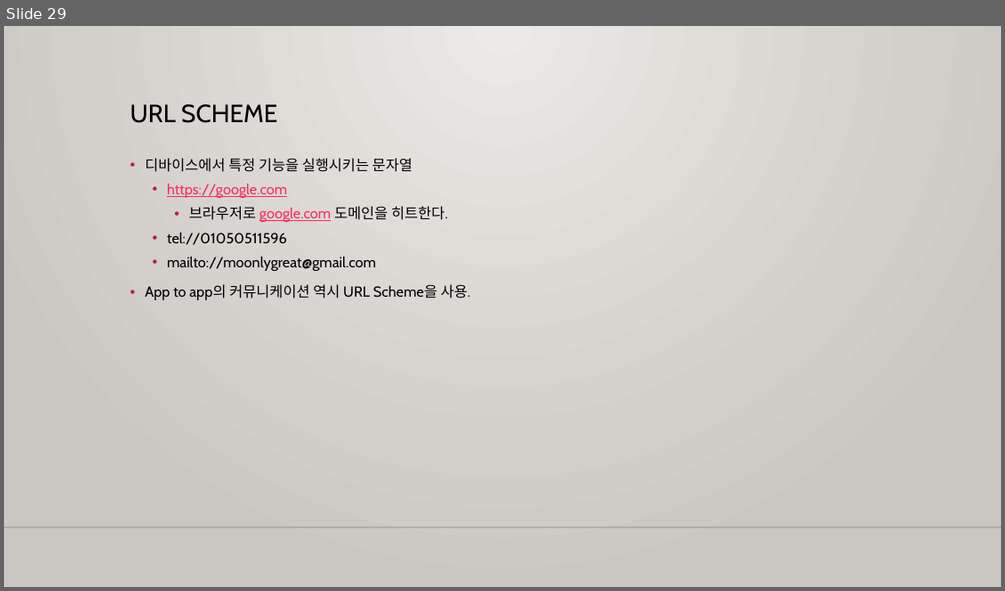
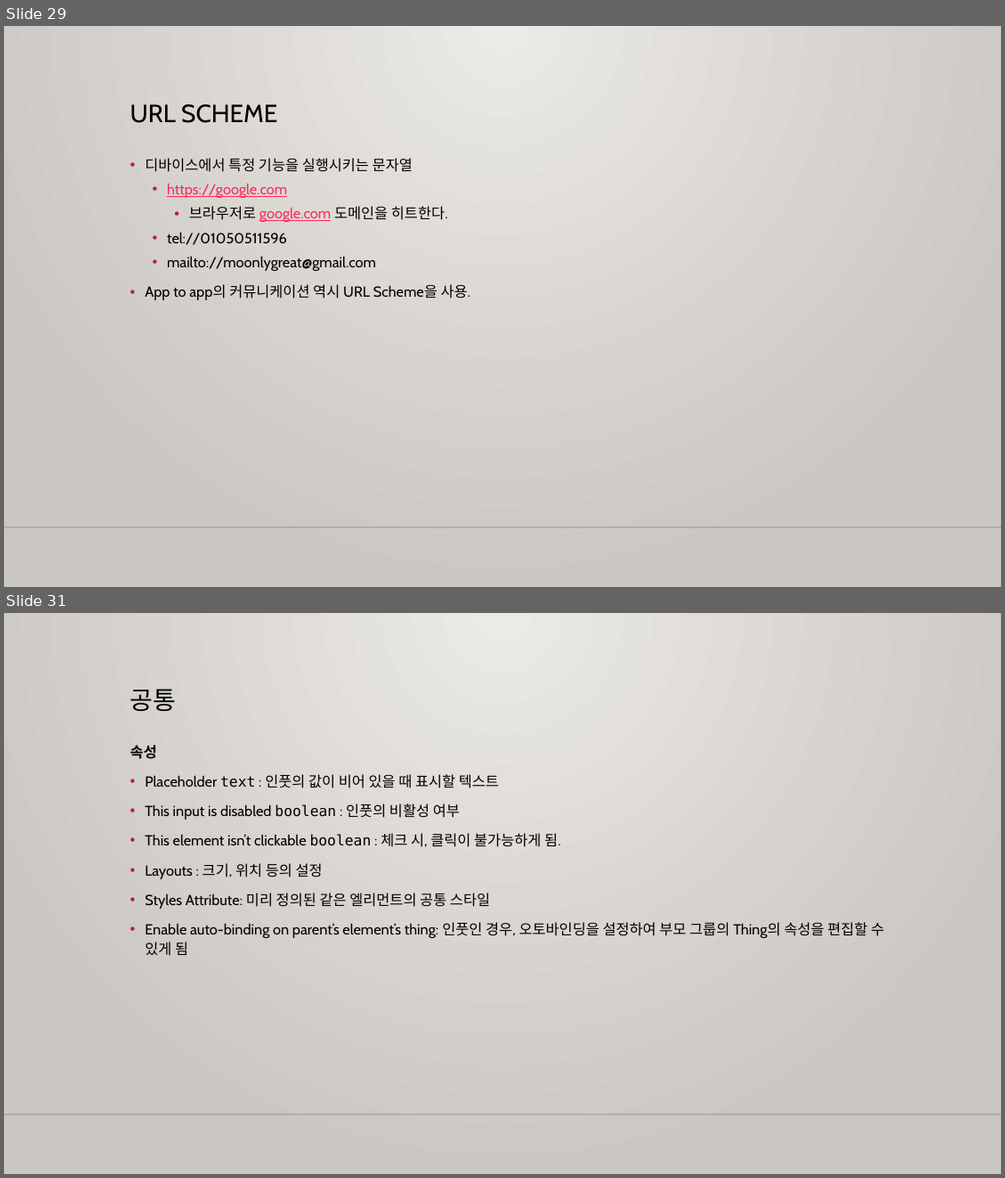
Before and after one commit to m00nlygreat/obsidian-vault, a slide deck: 노코드 엔지니어링/노코드 최강자 버블.pptx. Shown one above the other, each under a label of ours: slide 29 before the commit, slides 29 and 31 after it; the slides between them are not shown. The pictures are 1005x591 and 1005x1178 pixels, drawn with LibreOffice and Linux fonts; fonts in the diff are those of the drawing; background and template pictures are left out. Boxes give left, top, right and bottom in pixels: in the first picture for what was removed or moved away, otherwise in the second. Text is boxed around its words. In the diff, an @@ line names an element or a change of style, - is before the commit and + after.

```diff
--- a/노코드 엔지니어링/노코드 최강자 버블.pptx
+++ b/노코드 엔지니어링/노코드 최강자 버블.pptx
@@ slide 31 added at (x1=4, y1=613, x2=1001, y2=1174), background gradient #ECEAE7 to #CAC7C1; not listed: 1 template element that a slide beside it also shows @@
@@ title added at (x1=130, y1=689, x2=177, y2=711), 24 pt, text #000000 @@
+공통
@@ text added at (x1=130, y1=745, x2=884, y2=955), 14 pt, text #000000 @@
+속성
+• Placeholder text : 인풋의 값이 비어 있을 때 표시할 텍스트
+• This input is disabled boolean : 인풋의 비활성 여부
+• This element isn’t clickable boolean : 체크 시, 클릭이 불가능하게 됨.
+• Layouts : 크기, 위치 등의 설정
+• Styles Attribute: 미리 정의된 같은 엘리먼트의 공통 스타일
+• Enable auto-binding on parent’s element’s thing: 인풋인 경우, 오토바인딩을 설정하여 부모 그룹의 Thing의 속성을 편집할 수 있게 됨
```
Also in this commit, not shown: 14 other slides added, 1 other file.
